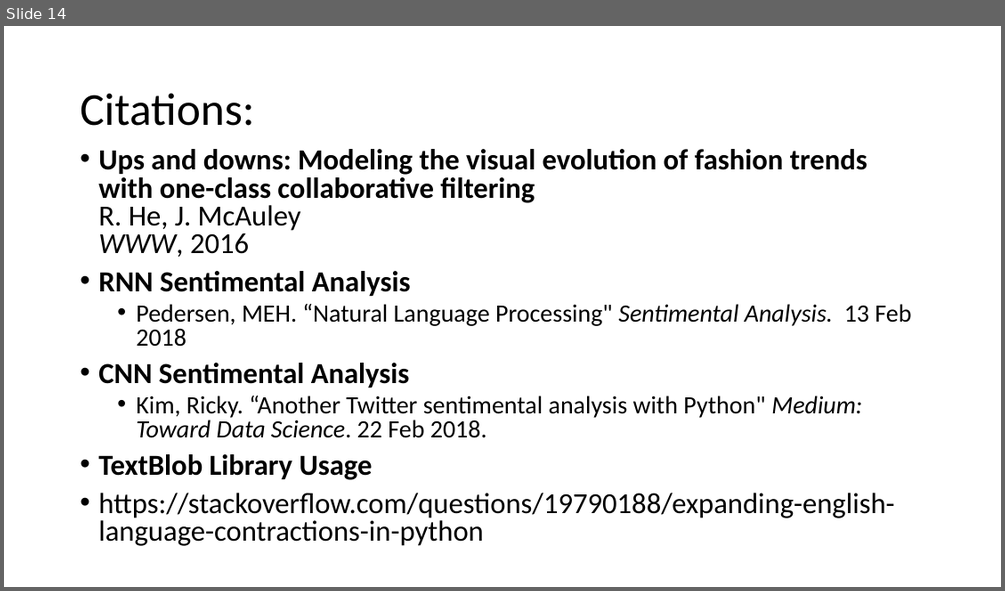
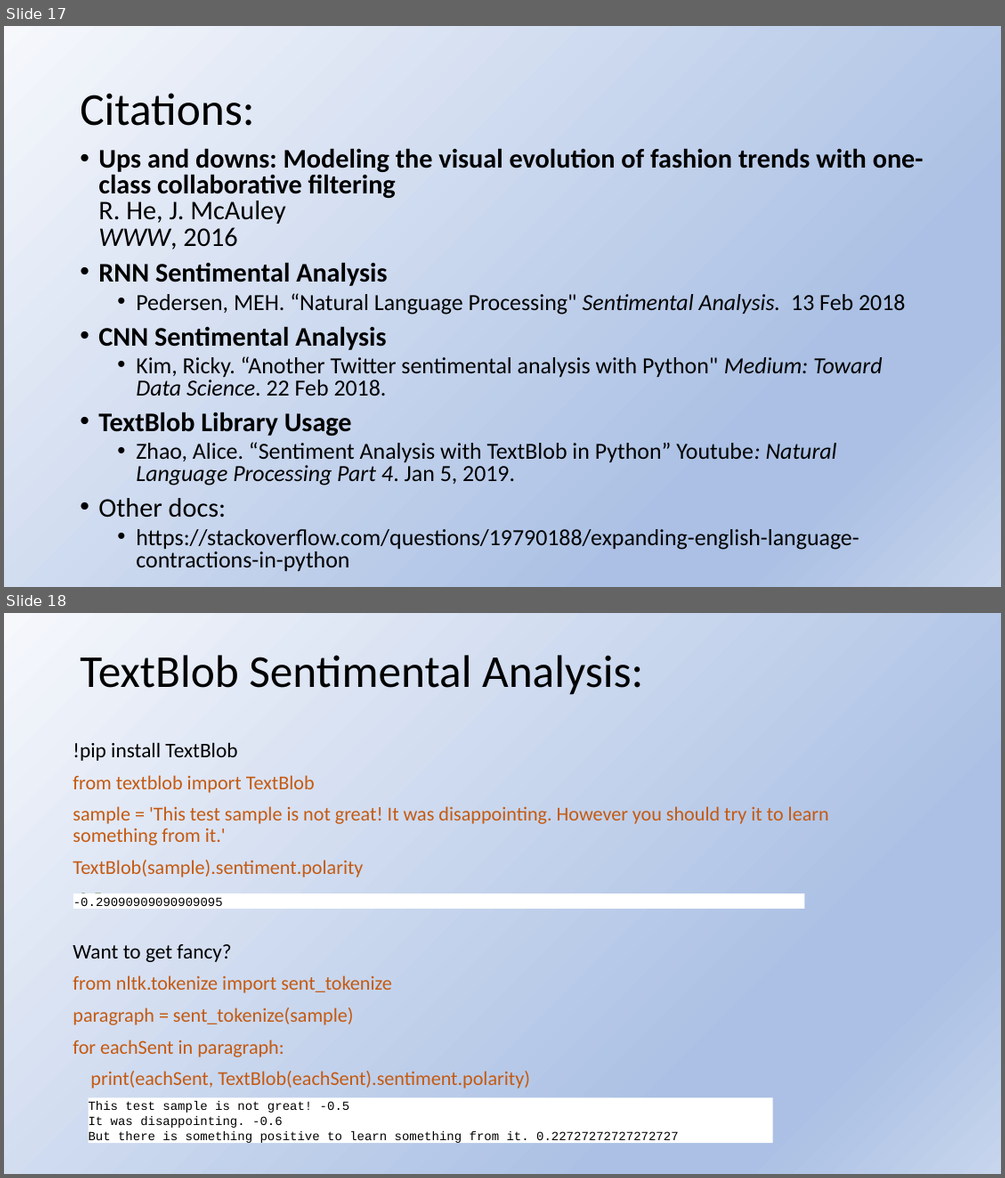
Before and after one commit to tonenguyen/NLP, a slide deck: SentimentalAnalysis.pptx. Shown one above the other, each under a label of ours: slide 14 before the commit, slides 17 and 18 after it. The pictures are 1005x591 and 1005x1178 pixels, drawn with LibreOffice and Linux fonts; fonts in the diff are those of the drawing. Boxes give left, top, right and bottom in pixels: in the first picture for what was removed or moved away, otherwise in the second. Text is boxed around its words. In the diff, an @@ line names an element or a change of style, - is before the commit and + after.

Commit message:
Deep Learning

```diff
--- a/SentimentalAnalysis.pptx
+++ b/SentimentalAnalysis.pptx
@@ slide 18 added at <box>4,613,1001,1174</box>, background gradient #F6F8FC to #ABC0E4 to #C7D5ED @@
@@ title added at <box>80,655,643,695</box>, 44 pt, text #000000 @@
+TextBlob Sentimental Analysis:
@@ text added at <box>73,742,829,1088</box>, 19 pt, text #C55A11 @@
+!pip install TextBlob
+from textblob import TextBlob
+sample = 'This test sample is not great! It was disappointing. However you should try it to learn something from it.'
+TextBlob(sample).sentiment.polarity
+-0.5
+Want to get fancy?
+from nltk.tokenize import sent_tokenize
+paragraph = sent_tokenize(sample)
+for eachSent in paragraph:
+print(eachSent, TextBlob(eachSent).sentiment.polarity)
@@ rectangle added at <box>73,893,805,908</box>, fill #FFFFFF, 12 pt, text #000000 @@
+-0.29090909090909095
@@ rectangle added at <box>88,1097,773,1143</box>, fill #FFFFFF, 12 pt, text #000000 @@
+This test sample is not great! -0.5
+It was disappointing. -0.6
+But there is something positive to learn something from it. 0.22727272727272727
@@ what was slide 14 is now slide 17 @@
@@ slide 17 changed as well @@
@@ background #FFFFFF to gradient #F6F8FC to #ABC0E4 to #C7D5ED @@
@@ text at <box>98,148,923,572</box>: size 28 to 25.9 pt in "Ups and downs: Modeling the visual evolution ...", "RNN Sentimental Analysis", "CNN Sentimental Analysis", "TextBlob Library Usage"; size 24 to 22.2 pt in "Pedersen, MEH. “Natural Language Processing" Sentimental Ana ...", "Kim, Ricky. “Another Twitter sentimental analysis with ..."; size 28 to 22.2 pt in "https://stackoverflow.com/questions/19790188/expanding-engli ..."; list level 1 to 2 in "https://stackoverflow.com/questions/19790188/expanding-engli ..." @@
@@ text at <box>98,442,837,517</box>: paragraphs added @@
+  • Zhao, Alice. “Sentiment Analysis with TextBlob in Python” Youtube: Natural Language Processing Part 4. Jan 5, 2019.
+• Other docs:
```
Also in this commit, not shown: 9 other slides changed, 6 other slides added, 3 slides removed, 13 other files.
